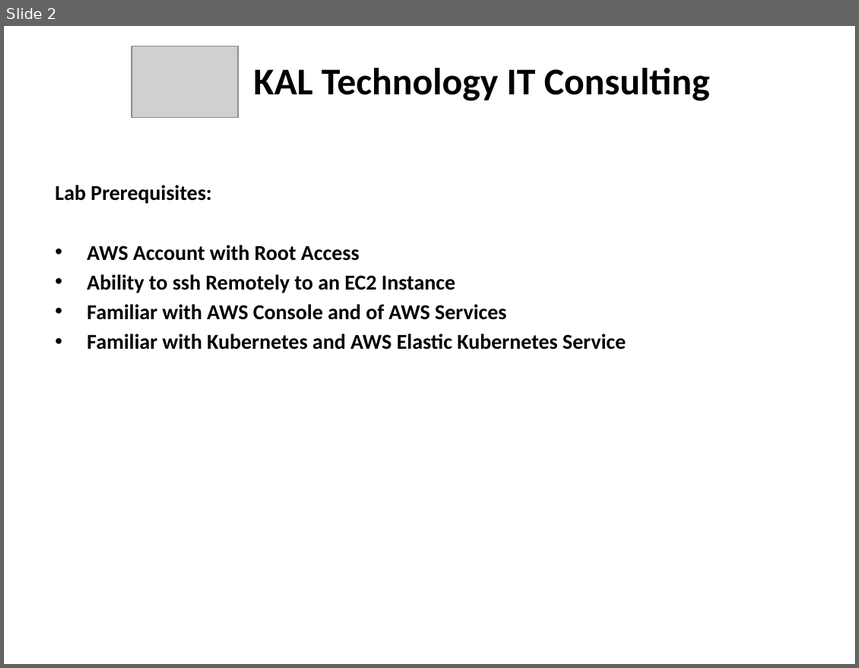
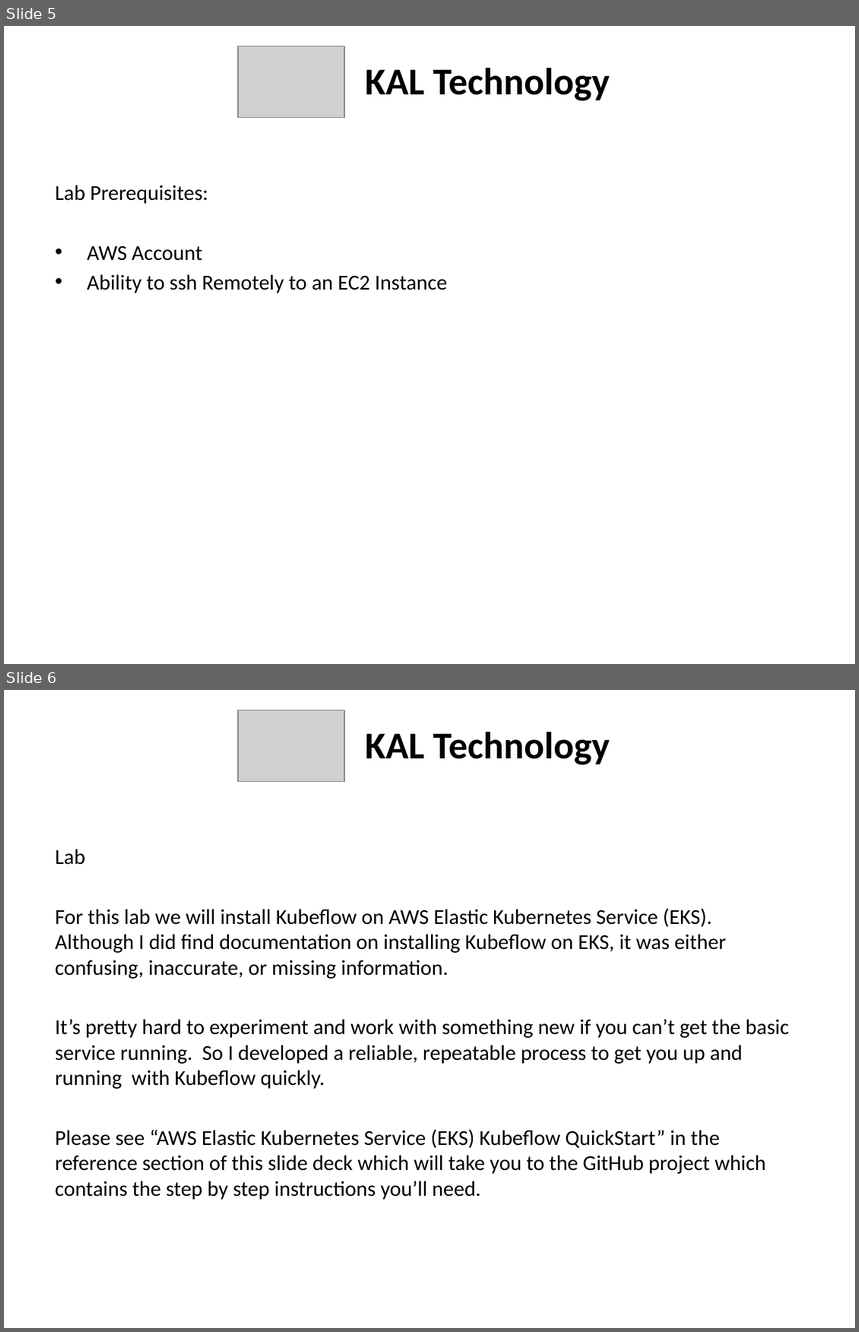
Before and after one commit to kskalvar/aws-eks-kubeflow-quickstart, a slide deck: slides/AWS EKS Kubeflow Quickstart.pptx. Shown one above the other, each under a label of ours: slide 2 before the commit, slides 5 and 6 after it. The pictures are 859x668 and 859x1332 pixels, drawn with LibreOffice and Linux fonts; fonts in the diff are those of the drawing; grey boxes stand for pictures. Boxes give left, top, right and bottom in pixels: in the first picture for what was removed or moved away, otherwise in the second. Text is boxed around its words. In the diff, an @@ line names an element or a change of style, - is before the commit and + after.

```diff
--- a/slides/AWS EKS Kubeflow Quickstart.pptx
+++ b/slides/AWS EKS Kubeflow Quickstart.pptx
@@ slide 6 added at (4,690,855,1328), background #FFFFFF @@
@@ picture added at (238,711,344,781) @@
@@ text added at (365,732,610,765), 32 pt, text #000000, bold @@
+KAL Technology
@@ text added at (55,849,789,1200), 18 pt, text #000000 @@
+Lab
+For this lab we will install Kubeflow on AWS Elastic Kubernetes Service (EKS).
+Although I did find documentation on installing Kubeflow on EKS, it was either confusing, inaccurate, or missing information.
+It’s pretty hard to experiment and work with something new if you can’t get the basic service running. So I developed a reliable, repeatable process to get you up and running with Kubeflow quickly.
+Please see “AWS Elastic Kubernetes Service (EKS) Kubeflow QuickStart” in the reference section of this slide deck which will take you to the GitHub project which contains the step by step instructions you’ll need.
@@ what was slide 2 is now slide 5 @@
@@ slide 5 changed as well @@
@@ picture: place and size @@
-picture at (132,47,238,117)
+picture at (238,47,344,117)
@@ text at (365,68,610,101): text changed @@
-KAL Technology IT Consulting
+KAL Technology
@@ text at (55,185,447,294): bold off in "Lab Prerequisites:", "Ability to ssh Remotely to an EC2 ..." @@
@@ text at (87,246,202,261): text changed; bold off @@
-• AWS Account with Root Access
+• AWS Account
@@ text at (87,304,626,350): paragraphs removed @@
-• Familiar with AWS Console and of AWS Services
-• Familiar with Kubernetes and AWS Elastic Kubernetes Service
```
Also in this commit, not shown: 2 other slides changed, 3 other slides added.
